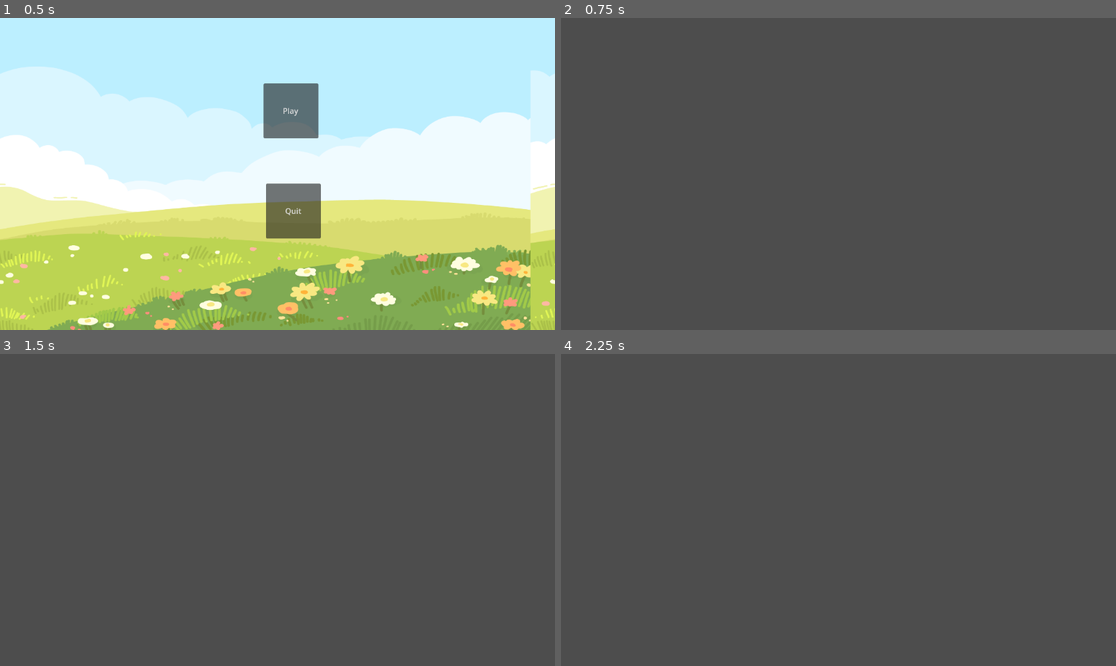
Above: before the commit, frames 1-4 (two rows, left to right).
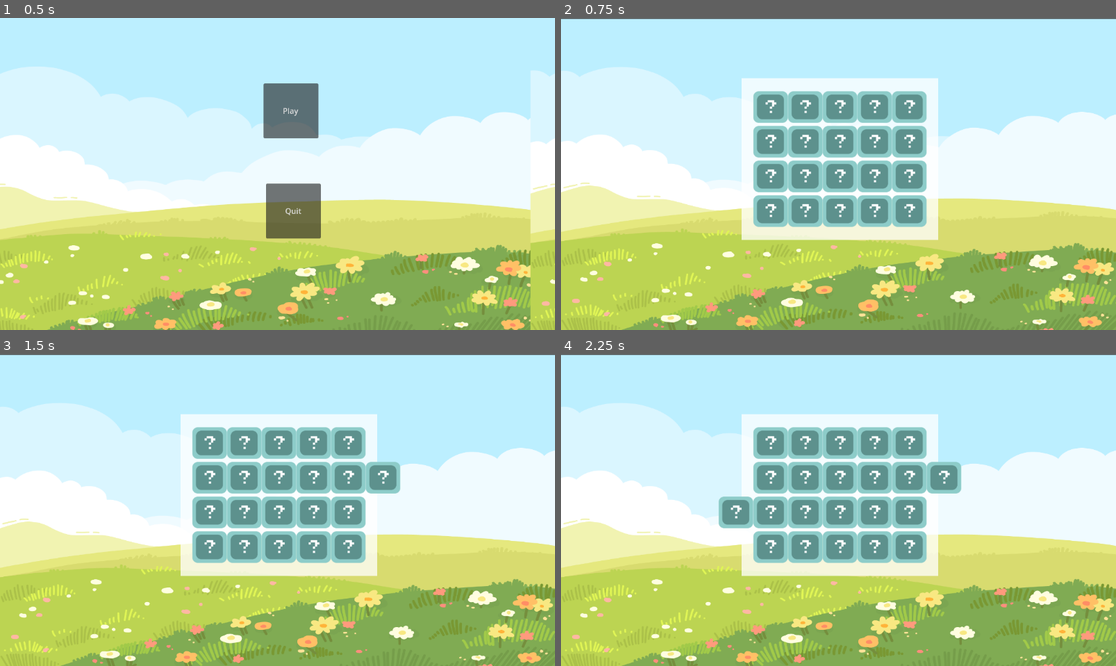
Above: after the commit, the same moments.

Repository: iPanja/gd_bunnies
Game: Godot game, scene res://Levels/Main.tscn
Two runs of this game, one before a commit and one after it. Both use one fixed random seed, a clock stepped at 60 frames per second and the inputs below.
Inputs (mouse positions are in pixels of both pictures, inside the frame that each line leads up to):
- Up to frame 1 (0.5 s): no input
- Up to frame 2 (0.75 s): click "Play" at 0.5 s
- Up to frame 3 (1.5 s): tap Enter at 1.25 s; move the mouse to (399, 494) at 1.27 s; click (399, 494) at 1.35 s
- Up to frame 4 (2.25 s): tap Space at 2 s; move the mouse to (727, 525) at 2.02 s; click (727, 525) at 2.1 s

Frame 1 is identical in both runs. In frame 2, 100% of the frame differs, in the area x 0-100%, y 0-100%; in frame 3, 100%; in frame 4, 100%.

Commit message:
basic puzzle layout

Diff:
--- a/Levels/puzzle_level.tscn
+++ b/Levels/puzzle_level.tscn
@@ -1,6 +1,51 @@
-[gd_scene format=3 uid="uid://vpvfvn6r750h"]
+[gd_scene load_steps=6 format=3 uid="uid://vpvfvn6r750h"]
 
-[node name="PuzzleLevel" type="Node2D"]
+[ext_resource type="Script" path="res://Scripts/PuzzleManager.gd" id="1_5uxo7"]
+[ext_resource type="Texture2D" uid="uid://cjhub0kjji6ru" path="res://Assets/Biomes/grass.png" id="2_krio6"]
+[ext_resource type="Texture2D" uid="uid://bpf1r51yjdqpk" path="res://Assets/PuzzlePieces/HiddenTile.png" id="3_fgnal"]
 
-[node name="TileMap" type="TileMap" parent="."]
+[sub_resource type="TileSetAtlasSource" id="TileSetAtlasSource_by0hg"]
+texture = ExtResource("3_fgnal")
+texture_region_size = Vector2i(72, 72)
+0:0/next_alternative_id = 6
+0:0/0 = 0
+0:0/1 = 1
+0:0/1/transpose = true
+0:0/2 = 2
+0:0/2/flip_v = true
+0:0/3 = 3
+0:0/3/flip_h = true
+0:0/3/transpose = true
+0:0/4 = 4
+
+[sub_resource type="TileSet" id="TileSet_jaaco"]
+tile_size = Vector2i(72, 72)
+sources/0 = SubResource("TileSetAtlasSource_by0hg")
+
+[node name="PuzzleLevel" type="Node2D" node_paths=PackedStringArray("puzzle_container", "tile_map")]
+script = ExtResource("1_5uxo7")
+puzzle_container = NodePath("PuzzleBackdrop")
+tile_map = NodePath("PuzzleBackdrop/TileMap")
+
+[node name="Background" type="Sprite2D" parent="."]
+position = Vector2(576, 326)
+scale = Vector2(0.6, 0.6)
+texture = ExtResource("2_krio6")
+
+[node name="PuzzleBackdrop" type="ColorRect" parent="."]
+offset_right = 653.0
+offset_bottom = 371.0
+color = Color(1, 1, 1, 0.752941)
+
+[node name="TileMap" type="TileMap" parent="PuzzleBackdrop"]
+tile_set = SubResource("TileSet_jaaco")
+cell_quadrant_size = 72
 format = 2
+layer_0/name = "Pieces"
+layer_1/name = "Hidden"
+layer_1/enabled = true
+layer_1/modulate = Color(1, 1, 1, 1)
+layer_1/y_sort_enabled = false
+layer_1/y_sort_origin = 0
+layer_1/z_index = 1
+layer_1/tile_data = PackedInt32Array()
--- /dev/null
+++ b/Models/Puzzle.gd
@@ -0,0 +1,13 @@
+extends Node
+
+@export var width=8
+@export var height=8
+@export var biome="snow"
+@export var time=60
+
+func _init():
+	pass
+
+func new():
+	var resource = preload("res://Models/Puzzle.gd")
+	return resource.new()
--- /dev/null
+++ b/Scripts/Manager.gd
@@ -0,0 +1,3 @@
+extends Node
+
+var playerData: PlayerData = PlayerData.new()
--- /dev/null
+++ b/Scripts/PlayerData.gd
@@ -0,0 +1,11 @@
+extends Node
+
+class_name PlayerData
+
+var playerName: String = ""
+var carrots: int = 0
+var level: int
+var bunnies = [] # ID of bunnies unlocked
+
+func _init():
+	print("IDK")
--- /dev/null
+++ b/Scripts/PuzzleManager.gd
@@ -0,0 +1,45 @@
+extends Node2D
+
+var game_board = {}
+@export var puzzle_container: ColorRect
+@export var tile_map: TileMap
+
+var rows = 4
+var cols = 5
+var pieces = {}
+var piece_size = 72
+var padding = 24
+
+# Called when the node enters the scene tree for the first time.
+func _ready():
+	setInitialTiles()
+
+	puzzle_container.set_position(Vector2(375,125))
+	puzzle_container.set_size(Vector2(piece_size*cols + 2*padding, piece_size*rows + 2*padding))
+	tile_map.position = Vector2(padding, padding)
+
+
+# Called every frame. 'delta' is the elapsed time since the previous frame.
+func _process(delta):
+	pass
+
+func _input(event):
+	if Input.is_action_just_pressed("click"):
+		var local_pos = tile_map.get_local_mouse_position()
+		var tile_map_pos: Vector2i = tile_map.local_to_map(local_pos)
+		rotateTile(tile_map_pos)
+
+func setInitialTiles():
+	for x in cols:
+		for y in rows:
+			# Hidden tile cover
+			tile_map.set_cell(1, Vector2(x, y), 0, Vector2i(0, 0), 0)
+			# Actual tile behind it
+			# TODO
+
+func removeTile(tile_pos: Vector2i):
+	tile_map.set_cell(1, tile_pos, -1, Vector2i(0, 0), 0)
+
+func rotateTile(tile_pos: Vector2i):
+	var rot = (tile_map.get_cell_alternative_tile(1, tile_pos) + 1) % 4
+	tile_map.set_cell(1, tile_pos, 0, Vector2i(0, 0), rot) # rotate via alt. texture
--- a/project.godot
+++ b/project.godot
@@ -15,6 +15,18 @@
 config/features=PackedStringArray("4.1", "Mobile")
 config/icon="res://icon.svg"
 
+[autoload]
+
+Manager="*res://Scripts/Manager.gd"
+
+[input]
+
+click={
+"deadzone": 0.5,
+"events": [Object(InputEventMouseButton,"resource_local_to_scene":false,"resource_name":"","device":-1,"window_id":0,"alt_pressed":false,"shift_pressed":false,"ctrl_pressed":false,"meta_pressed":false,"button_mask":0,"position":Vector2(0, 0),"global_position":Vector2(0, 0),"factor":1.0,"button_index":1,"canceled":false,"pressed":false,"double_click":false,"script":null)
+]
+}
+
 [rendering]
 
 renderer/rendering_method="mobile"
Binary file added: Assets/Biomes/grass.png
Not shown, added: Assets/Biomes/grass.png.import
Binary file added: Assets/PuzzlePieces/HiddenTile.png
Not shown, added: Assets/PuzzlePieces/HiddenTile.png.import
